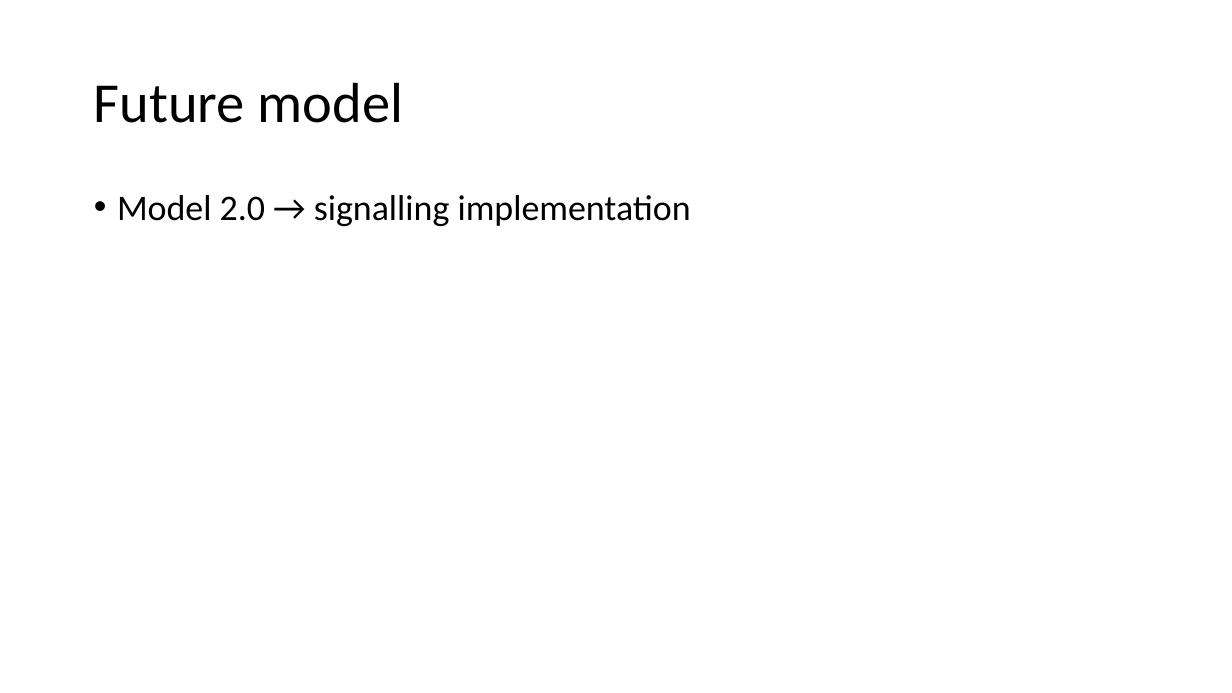
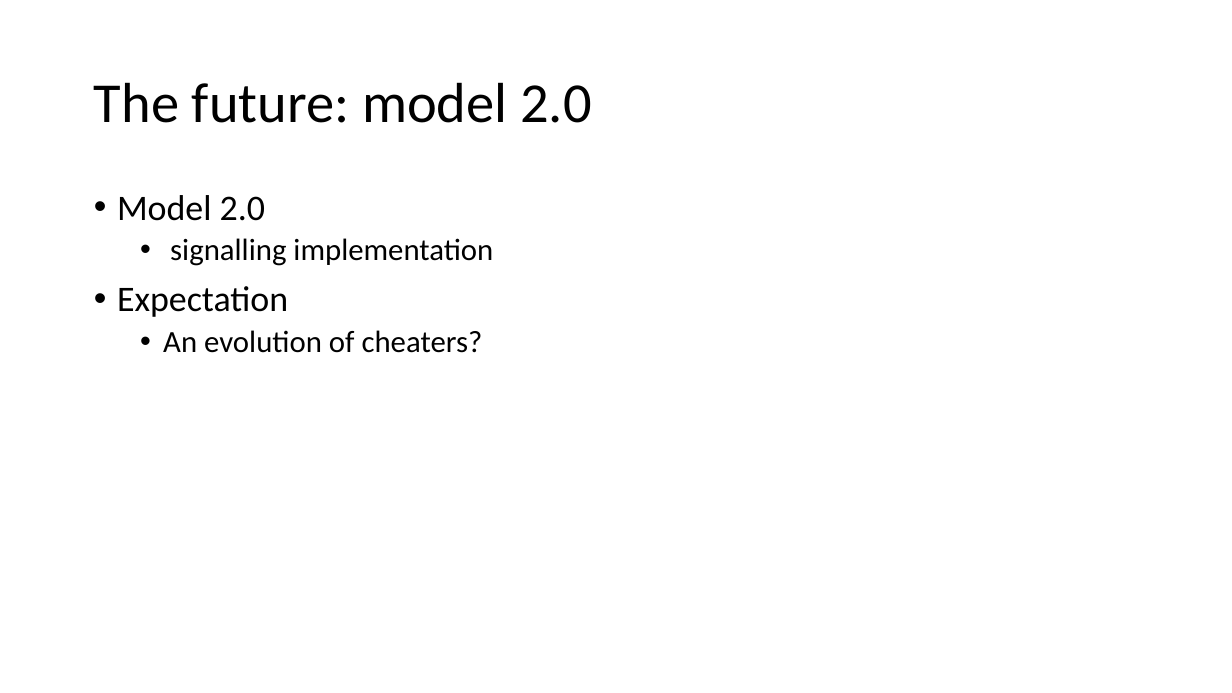
Before and after one commit to J-Damhuis/Cooperation, a slide deck: slide 14 of Presentations/Presentation_17-12-2018.pptx (slide 7 before the commit). Drawn at 1232x693 pixels with LibreOffice and Linux fonts; fonts in the diff are those of the drawing. Boxes give left, top, right and bottom in pixels: in the first picture for what was removed or moved away, otherwise in the second. Text is boxed around its words. In the diff, an @@ line names an element or a change of style, - is before the commit and + after.

```diff
--- a/Presentations/Presentation_17-12-2018.pptx
+++ b/Presentations/Presentation_17-12-2018.pptx
@@ title at bbox=[94, 82, 591, 123]: text changed @@
-Future model
+The future: model 2.0
@@ text at bbox=[117, 195, 493, 353]: text changed; size 28 to 24 pt @@
-• Model 2.0 → signalling implementation
+• Model 2.0
+  • signalling implementation
+• Expectation
+  • An evolution of cheaters?
```
Also in this commit, not shown: 5 other slides changed, 10 slides added, 2 slides removed, 1 other file.
